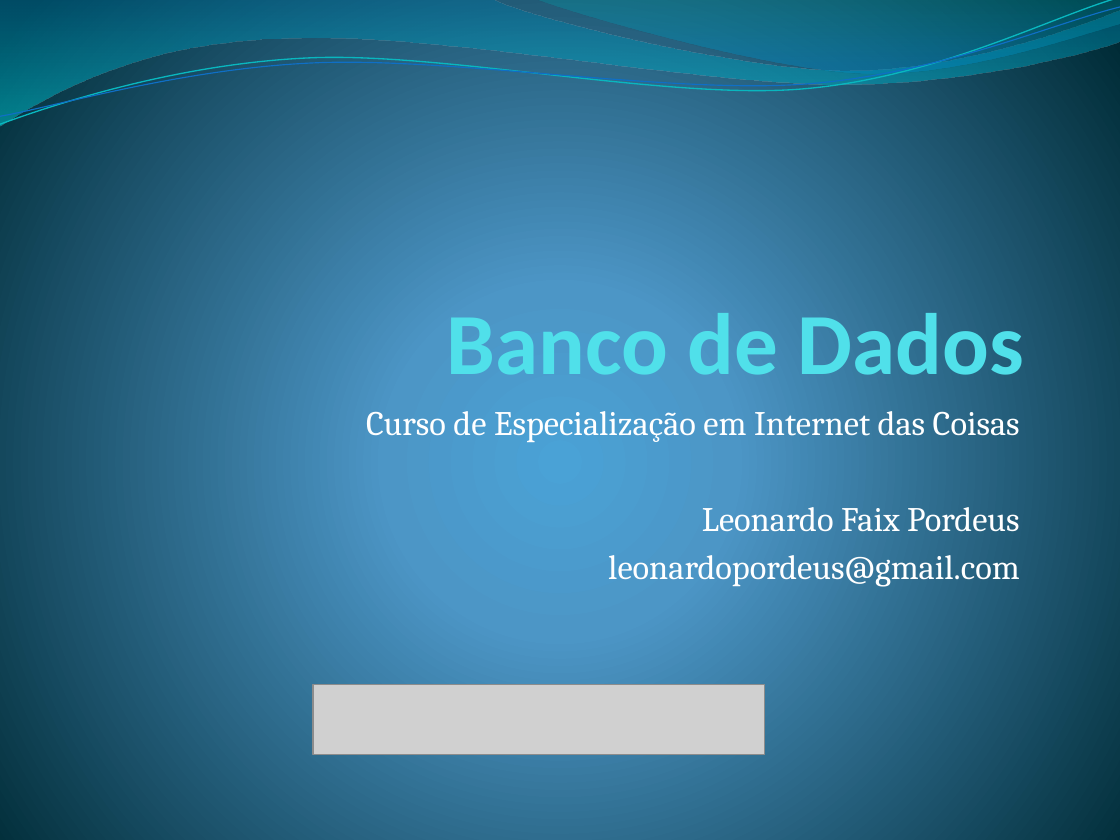
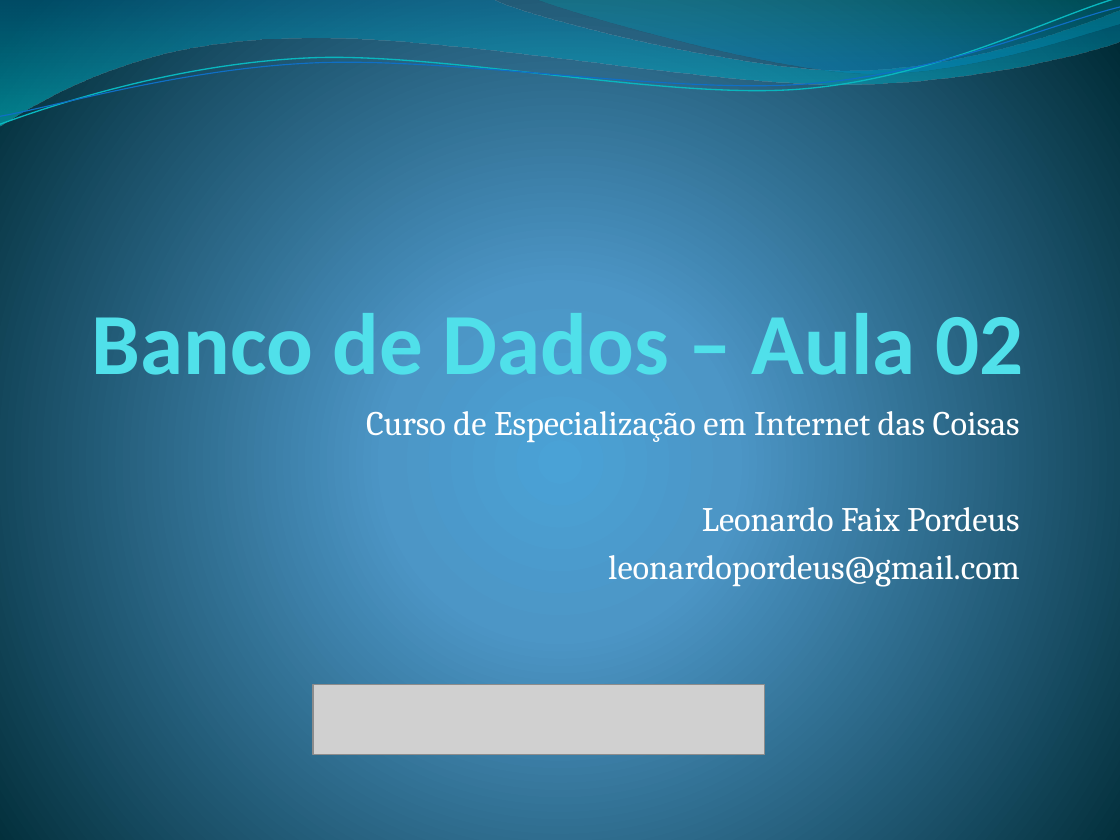
Before and after one commit to leonardopordeus/BD, a slide deck: slide 1 of Aula02.pptx. Drawn at 1120x840 pixels with LibreOffice and Linux fonts; fonts in the diff are those of the drawing; grey boxes stand for pictures. Boxes give left, top, right and bottom in pixels: in the first picture for what was removed or moved away, otherwise in the second. Text is boxed around its words. In the diff, an @@ line names an element or a change of style, - is before the commit and + after.

Commit message:
Materiais para aula 2.

```diff
--- a/Aula02.pptx
+++ b/Aula02.pptx
@@ title at (x1=92, y1=302, x2=1023, y2=375): text changed @@
-Banco de Dados
+Banco de Dados – Aula 02
```
Also in this commit, not shown: 1 other slide changed.
